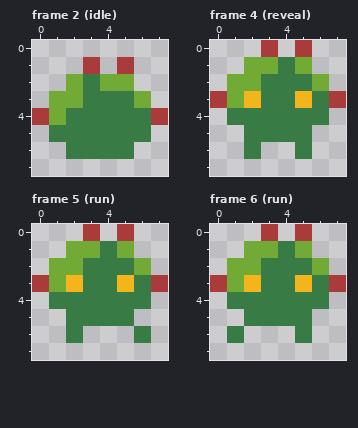
Edited in one commit: pixel-art file (asset_src/graphics/characters/enemies/bramble_stalker/bramble_stalker.ase). Above: the version before the commit.
8x8 pixels, 8 frames. Shown: frame 2 (idle), frame 4 (reveal), frame 5 (run), frame 6 (run). The commit also changed other frames, which this record leaves out.
After the commit:
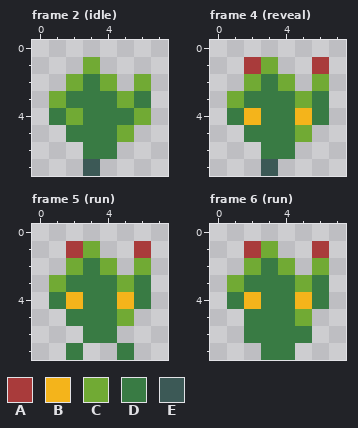
Palette (. is transparent): A #a93b3b  B #f4b41b  C #71aa34  D #397b44  E #3c5956
The edit:
Frame 2 (idle):
The author put colour C in row 2 at x 6.
Colour A becomes colour C in row 1 at x 3.
Colour D becomes colour C in row 3 at x 5; in row 4 at x 2 and 6; in row 5 at x 5.
Colour C becomes colour D in row 3 at x 2 and 6; in row 4 at x 1.
The author put colour E in row 7 at x 3.
The edit erases colour A in row 1 at x 5; in row 4 at x 0 and 7.
The edit erases colour C in row 2 at x 5.
The edit erases colour D in row 5 at x 1 and 6; in row 6 at x 2 and 5.
Frame 4 (reveal):
The author put colour A in row 1 at x 6.
Colour C becomes colour A in row 1 at x 2.
Colour D becomes colour B in row 4 at x 2 and 5.
Colour B becomes colour C in row 3 at x 5.
Colour D becomes colour C in row 2 at x 4; in row 5 at x 5.
The author put colour D in row 6 at x 3 to 4.
Colour B becomes colour D in row 3 at x 2.
The author put colour E in row 7 at x 3.
The edit erases colour A in row 0 at x 3 and 5; in row 3 at x 0 and 7.
The edit erases colour C in row 1 at x 5; in row 2 at x 1.
The edit erases colour D in row 1 at x 4; in row 2 at x 5; in row 6 at x 2 and 5.
Frame 5 (run):
The author put colour A in row 1 at x 6.
Colour C becomes colour A in row 1 at x 2.
Colour D becomes colour B in row 4 at x 2 and 5.
Colour B becomes colour C in row 3 at x 5.
Colour D becomes colour C in row 2 at x 4; in row 5 at x 5.
The author put colour D in row 6 at x 3 to 4; in row 7 at x 2 and 5.
Colour B becomes colour D in row 3 at x 2.
The edit erases colour A in row 0 at x 3 and 5; in row 3 at x 0 and 7.
The edit erases colour C in row 1 at x 5; in row 2 at x 1.
The edit erases colour D in row 1 at x 4; in row 2 at x 5; in row 6 at x 2 and 6.
Frame 6 (run):
The author put colour A in row 1 at x 6.
Colour C becomes colour A in row 1 at x 2.
Colour D becomes colour B in row 4 at x 2 and 5.
Colour B becomes colour C in row 3 at x 5.
Colour D becomes colour C in row 2 at x 4; in row 5 at x 5.
The author put colour D in row 6 at x 2 to 4; in row 7 at x 3 to 4.
Colour B becomes colour D in row 3 at x 2.
The edit erases colour A in row 0 at x 3 and 5; in row 3 at x 0 and 7.
The edit erases colour C in row 1 at x 5; in row 2 at x 1.
The edit erases colour D in row 1 at x 4; in row 2 at x 5; in row 6 at x 1.
Boxes around the changes in both pictures, in picture pixels (x1, y1, x2, y2):
changed: (32, 57, 168, 176)
changed: (210, 40, 346, 176)
changed: (32, 224, 168, 360)
changed: (210, 224, 346, 360)
